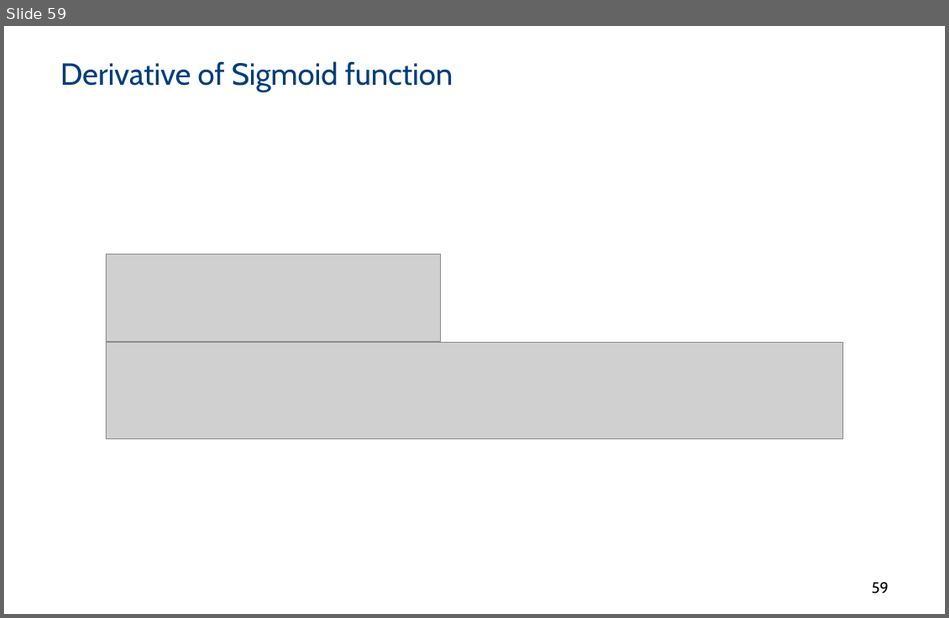
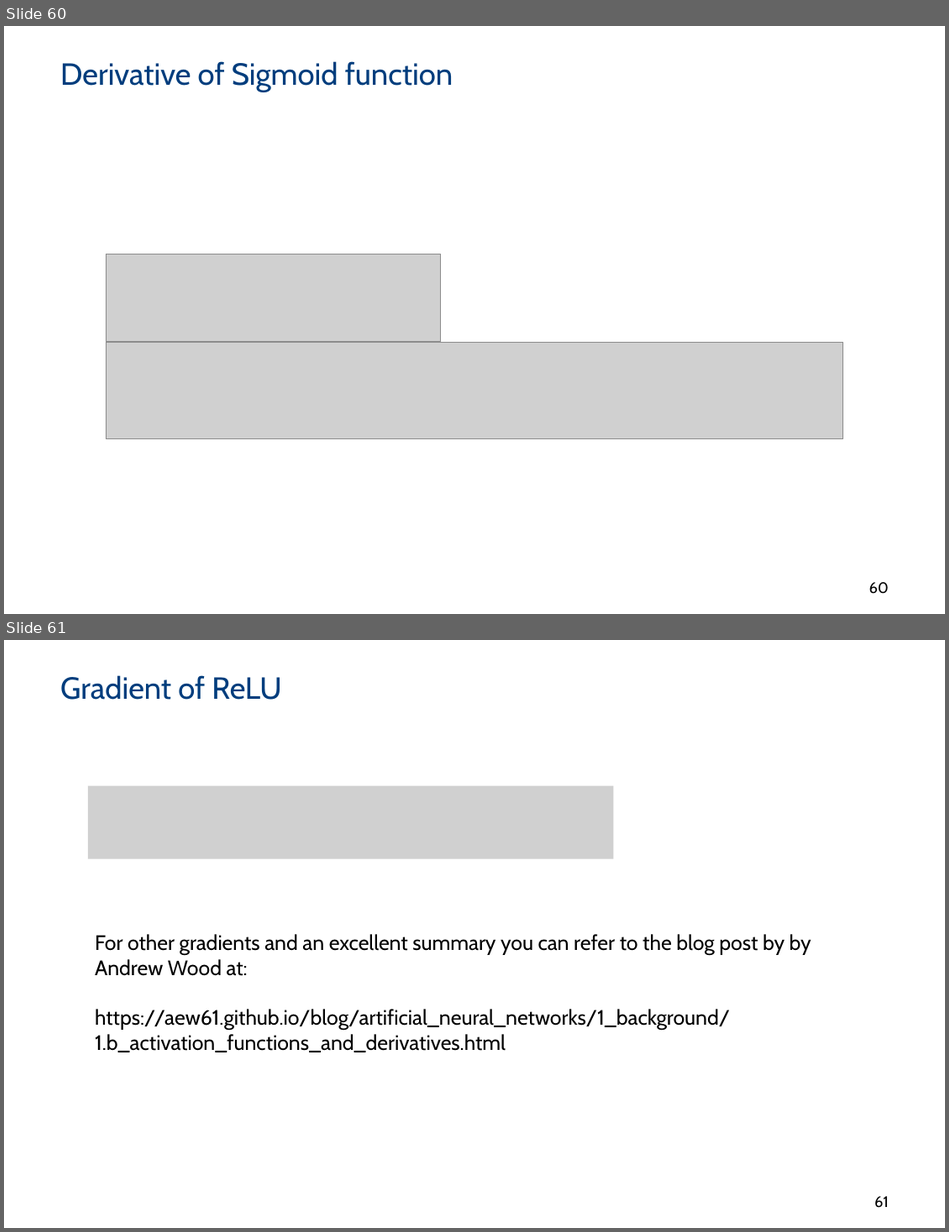
Before and after one commit to PBarnaghi/ML4NS, a slide deck: 06- Neural Networks/ML4NuerScience_NeuralNets.pptx. Shown one above the other, each under a label of ours: slide 59 before the commit, slides 60 and 61 after it. The pictures are 949x618 and 949x1232 pixels, drawn with LibreOffice and Linux fonts; fonts in the diff are those of the drawing; grey boxes stand for pictures; background and template pictures are left out. Boxes give left, top, right and bottom in pixels: in the first picture for what was removed or moved away, otherwise in the second. Text is boxed around its words. In the diff, an @@ line names an element or a change of style, - is before the commit and + after.

```diff
--- a/06- Neural Networks/ML4NuerScience_NeuralNets.pptx
+++ b/06- Neural Networks/ML4NuerScience_NeuralNets.pptx
@@ slide 61 added at box(4, 640, 945, 1228), background #FFFFFF @@
@@ title added at box(60, 675, 281, 700), 23.3 pt, text #003D7D @@
+Gradient of ReLU
@@ picture added at box(88, 786, 614, 859) @@
@@ text added at box(95, 934, 811, 1052), 16 pt, text #000000 @@
+For other gradients and an excellent summary you can refer to the blog post by by Andrew Wood at:
+https://aew61.github.io/blog/artificial_neural_networks/1_background/1.b_activation_functions_and_derivatives.html
@@ page number added at box(874, 1196, 889, 1208), 11.7 pt, text #000000 @@
+61
@@ what was slide 59 is now slide 60 @@
@@ page number at box(869, 582, 889, 594): text changed @@
-59
+60
```
Also in this commit, not shown: 6 slides changed, 1 other slide added, 3 other files.
